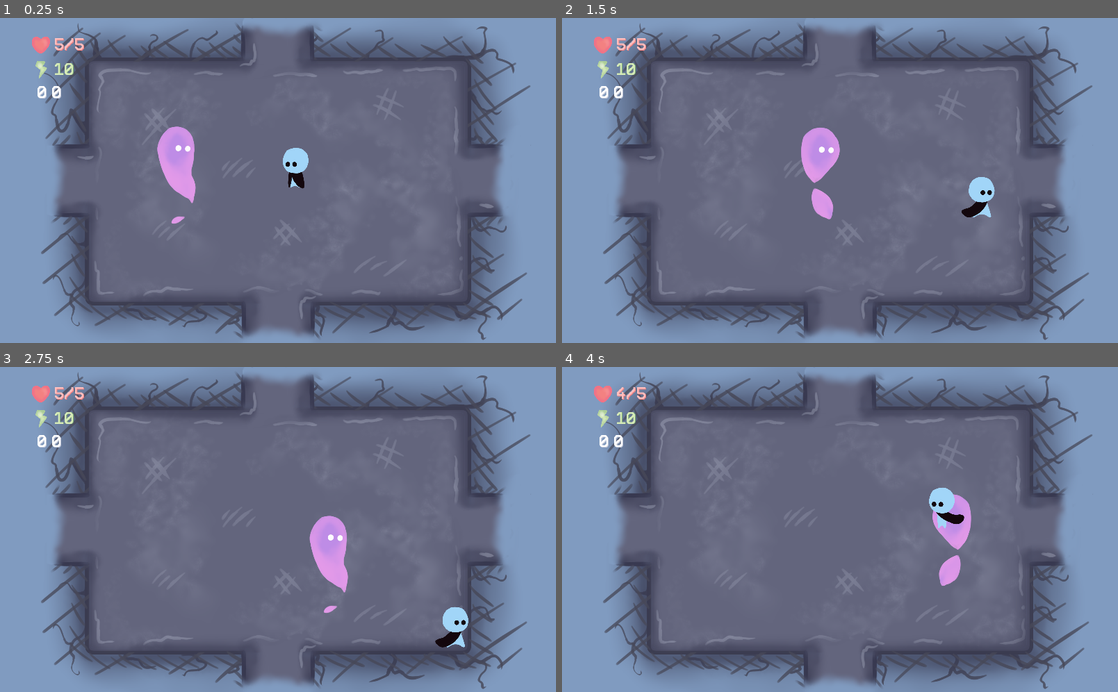
Above: before the commit, frames 1-4 (two rows, left to right).
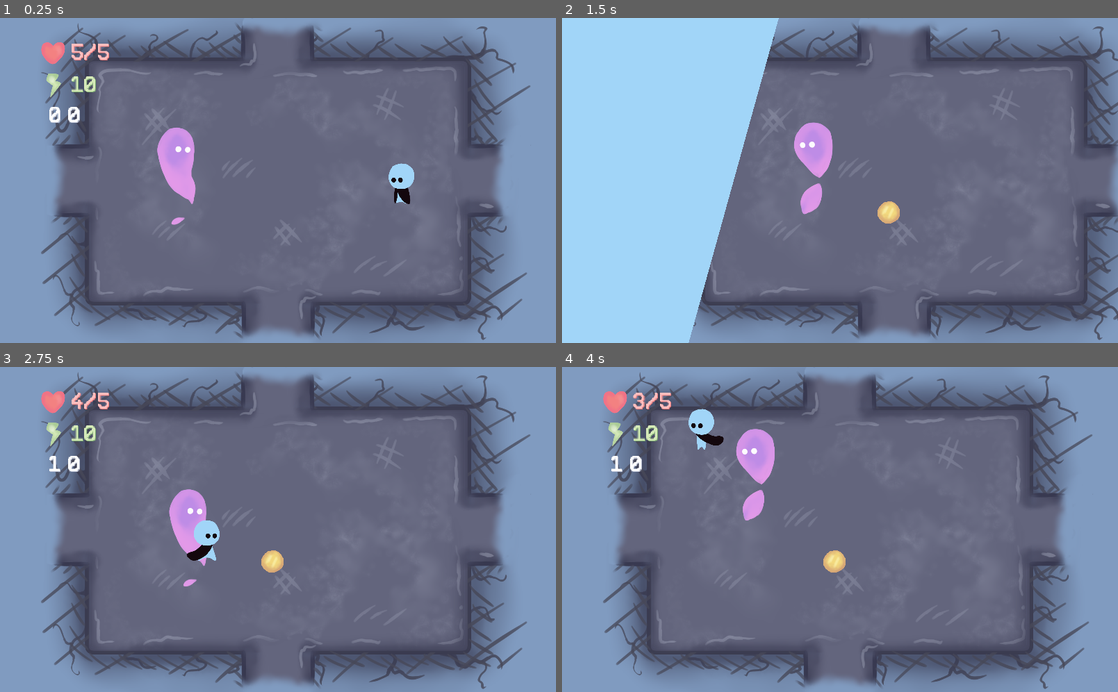
Above: after the commit, the same moments.

Repository: bucketfish/box-arena
Game: Godot game, scene res://base.tscn
Two runs of this game, one before a commit and one after it. Both use one fixed random seed, a clock stepped at 60 frames per second and the inputs below.
Inputs:
- Up to frame 1 (0.25 s): no input
- Up to frame 2 (1.5 s): hold Right (right) 0.53-1.28 s; tap X (attack) at 0.6 s; tap Z (pickup) at 0.8, 1.35 s; hold Down (down) from 1.28 s (still down)
- Up to frame 3 (2.75 s): tap X (attack) at 1.55, 2.1 s; release Down (down) at 2.03 s; hold Right (right) from 2.03 s (still down); tap Z (pickup) at 2.3 s
- Up to frame 4 (4 s): release Right (right) at 2.78 s; hold Up (ui_up) 2.78-3.53 s; tap Z (pickup) at 2.85, 3.8 s; tap X (attack) at 3.05, 3.6 s; hold Left (left) from 3.53 s (still down)

The runs differ from the first frame. In frame 1, 2.1% of the frame differs, in the area x 5-75%, y 5-64%; in frame 2, 48%, in the area x 0-100%, y 0-100%; in frame 3, 4.4%; in frame 4, 4.2%.

Commit message:
can't attack when no energy

Diff:
--- a/base.gd
+++ b/base.gd
@@ -8,7 +8,7 @@
 onready var player = $player
 onready var anim = $anim
 
-onready var coordslabel = $gui/coords
+onready var coordslabel = $gui/bars/coords
 onready var inventory = $gui/inventory
 onready var shade = $gui/shade
 const room = preload("res://room/middle_room.tscn")
--- a/base.tscn
+++ b/base.tscn
@@ -29,6 +29,98 @@
 size = 28
 font_data = ExtResource( 10 )
 
+[sub_resource type="Animation" id=13]
+length = 0.001
+tracks/0/type = "value"
+tracks/0/path = NodePath("sprite:scale")
+tracks/0/interp = 1
+tracks/0/loop_wrap = true
+tracks/0/imported = false
+tracks/0/enabled = true
+tracks/0/keys = {
+"times": PoolRealArray( 0 ),
+"transitions": PoolRealArray( 1 ),
+"update": 0,
+"values": [ Vector2( 0.16, 0.16 ) ]
+}
+tracks/1/type = "value"
+tracks/1/path = NodePath("sprite:position")
+tracks/1/interp = 1
+tracks/1/loop_wrap = true
+tracks/1/imported = false
+tracks/1/enabled = true
+tracks/1/keys = {
+"times": PoolRealArray( 0 ),
+"transitions": PoolRealArray( 1 ),
+"update": 0,
+"values": [ Vector2( -13, 25 ) ]
+}
+tracks/2/type = "value"
+tracks/2/path = NodePath("sprite:rotation_degrees")
+tracks/2/interp = 1
+tracks/2/loop_wrap = true
+tracks/2/imported = false
+tracks/2/enabled = true
+tracks/2/keys = {
+"times": PoolRealArray( 0 ),
+"transitions": PoolRealArray( 1 ),
+"update": 0,
+"values": [ 0.0 ]
+}
+tracks/3/type = "value"
+tracks/3/path = NodePath(".:modulate")
+tracks/3/interp = 1
+tracks/3/loop_wrap = true
+tracks/3/imported = false
+tracks/3/enabled = true
+tracks/3/keys = {
+"times": PoolRealArray( 0 ),
+"transitions": PoolRealArray( 1 ),
+"update": 0,
+"values": [ Color( 1, 1, 1, 1 ) ]
+}
+
+[sub_resource type="Animation" id=14]
+resource_name = "no_energy"
+length = 0.4
+step = 0.05
+tracks/0/type = "value"
+tracks/0/path = NodePath("sprite:scale")
+tracks/0/interp = 1
+tracks/0/loop_wrap = true
+tracks/0/imported = false
+tracks/0/enabled = true
+tracks/0/keys = {
+"times": PoolRealArray( 0, 0.1, 0.25, 0.4 ),
+"transitions": PoolRealArray( 1, 1, 1, 1 ),
+"update": 0,
+"values": [ Vector2( 0.16, 0.16 ), Vector2( 0.2, 0.2 ), Vector2( 0.2, 0.2 ), Vector2( 0.16, 0.16 ) ]
+}
+tracks/1/type = "value"
+tracks/1/path = NodePath("sprite:rotation_degrees")
+tracks/1/interp = 1
+tracks/1/loop_wrap = true
+tracks/1/imported = false
+tracks/1/enabled = true
+tracks/1/keys = {
+"times": PoolRealArray( 0, 0.05, 0.1, 0.15, 0.2, 0.25, 0.3, 0.35, 0.4 ),
+"transitions": PoolRealArray( 1, 1, 1, 1, 1, 1, 1, 1, 1 ),
+"update": 0,
+"values": [ 0.0, -30.0, 30.0, -30.0, 30.0, -30.0, 30.0, -30.0, 0.0 ]
+}
+tracks/2/type = "value"
+tracks/2/path = NodePath(".:modulate")
+tracks/2/interp = 1
+tracks/2/loop_wrap = true
+tracks/2/imported = false
+tracks/2/enabled = true
+tracks/2/keys = {
+"times": PoolRealArray( 0, 0.15, 0.25, 0.4 ),
+"transitions": PoolRealArray( 1, 1, 1, 1 ),
+"update": 0,
+"values": [ Color( 1, 1, 1, 1 ), Color( 1, 0, 0, 1 ), Color( 1, 0, 0, 1 ), Color( 1, 1, 1, 1 ) ]
+}
+
 [sub_resource type="DynamicFont" id=8]
 size = 26
 font_data = ExtResource( 10 )
@@ -152,7 +244,7 @@
 script = ExtResource( 3 )
 
 [node name="player" parent="." instance=ExtResource( 2 )]
-position = Vector2( 546, 273 )
+position = Vector2( 741, 302 )
 
 [node name="room" parent="." instance=ExtResource( 1 )]
 
@@ -186,23 +278,24 @@
 
 [node name="gui" type="CanvasLayer" parent="."]
 
-[node name="coords" type="Label" parent="gui"]
+[node name="bars" type="Control" parent="gui"]
+anchor_right = 1.0
+margin_bottom = 143.0
+rect_scale = Vector2( 1.3, 1.3 )
+script = ExtResource( 16 )
+__meta__ = {
+"_edit_use_anchors_": false
+}
+
+[node name="coords" type="Label" parent="gui/bars"]
 margin_left = 67.0
 margin_top = 117.0
-margin_right = 107.0
-margin_bottom = 150.0
+margin_right = 114.0
+margin_bottom = 156.0
 custom_colors/font_color = Color( 1, 1, 1, 1 )
 custom_colors/font_color_shadow = Color( 0.752941, 0.776471, 0.847059, 1 )
 custom_fonts/font = SubResource( 12 )
 text = "0 0"
-__meta__ = {
-"_edit_use_anchors_": false
-}
-
-[node name="bars" type="Control" parent="gui"]
-anchor_right = 1.0
-margin_bottom = 143.0
-script = ExtResource( 16 )
 __meta__ = {
 "_edit_use_anchors_": false
 }
@@ -230,6 +323,9 @@
 custom_colors/font_color_shadow = Color( 0.956863, 0.509804, 0.509804, 1 )
 custom_fonts/font = SubResource( 11 )
 text = "5"
+__meta__ = {
+"_edit_use_anchors_": false
+}
 
 [node name="energy" type="Control" parent="gui/bars"]
 margin_left = 88.0
@@ -254,6 +350,13 @@
 custom_colors/font_color_shadow = Color( 0.494118, 0.678431, 0.45098, 1 )
 custom_fonts/font = SubResource( 11 )
 text = "5"
+__meta__ = {
+"_edit_use_anchors_": false
+}
+
+[node name="anim" type="AnimationPlayer" parent="gui/bars/energy"]
+anims/RESET = SubResource( 13 )
+anims/no_energy = SubResource( 14 )
 
 [node name="shade" type="Control" parent="gui"]
 visible = false
--- a/gui/bars.gd
+++ b/gui/bars.gd
@@ -3,6 +3,10 @@
 
 onready var health = $health/value
 onready var energy = $energy/value
+onready var anim = $energy/anim
+
+var col_pos_top = "#d7ebba"
+var col_pos_back = "#7ead73"
 
 func _ready():
 	update_bars()
@@ -11,3 +15,8 @@
 func update_bars():
 	health.text = str(Persistent.health) + '/' + str(Persistent.max_health)
 	energy.text = str(Persistent.energy)
+
+
+
+func no_energy():
+	anim.play("no_energy")
--- a/gui/inventory.gd
+++ b/gui/inventory.gd
@@ -191,6 +191,8 @@
 	if use:
 		bars.update_bars()
 		Persistent.carrying.erase(item)
+		Persistent.sort_inv(Persistent.carrying)
+
 		display()
 
 
@@ -205,4 +207,6 @@
 		Persistent.carrying.erase(item)
 		Persistent.carrying.erase(item)
 
+		Persistent.sort_inv(Persistent.carrying)
+
 		display()
--- a/monsters/monster.gd
+++ b/monsters/monster.gd
@@ -3,7 +3,6 @@
 
 var health
 var damage
-var invincible = false
 export var type = "nyam"
 const item = preload("res://items/item.tscn")
 onready var base = get_node("/root/base")
@@ -39,7 +38,7 @@
 func hurt(damageval):
 	knockback = player.knockback_vector * knockback_val
 	hurtanim.play("hurt")
-	hurtbox.start_invincibility(0.8)
+	hurtbox.start_invincibility(0.6)
 
 	health -= damageval
 	if health <= 0:
--- a/persistent.gd
+++ b/persistent.gd
@@ -46,6 +46,9 @@
 	return Data.itemsorder.find( a ) < Data.itemsorder.find( b )
 
 func sort_inv(newval):
+	if !(weapon in newval) && weapon != "":
+		set_weapon("")
+
 	newval.sort_custom(self, "items_custcomp")
 	carrying = newval
 
--- a/player/player.gd
+++ b/player/player.gd
@@ -68,8 +68,11 @@
 		state = "idle"
 
 	# attack animation
-	if Input.is_action_just_pressed('attack') && canmove && Persistent.weapon:
+	if Input.is_action_just_pressed('attack') && canmove && Persistent.weapon && Persistent.energy >= abs(Data.items[Persistent.weapon]["energy"]):
 		state = "attack"
+
+	elif Input.is_action_just_pressed('attack') && canmove && Persistent.weapon && Persistent.energy < abs(Data.items[Persistent.weapon]["energy"]):
+		bars.no_energy()
 
 
 	anim.travel(state)
@@ -130,6 +133,9 @@
 		Persistent.energy += Data.items[Persistent.weapon]["energy"]
 		bars.update_bars()
 
+	else:
+		bars.no_energy()
+
 
 func update_weapon():
 	if Persistent.weapon != "":
--- a/player/player.tscn
+++ b/player/player.tscn
@@ -105,7 +105,7 @@
 
 [sub_resource type="Animation" id=5]
 resource_name = "attack"
-length = 0.8
+length = 0.6
 tracks/0/type = "value"
 tracks/0/path = NodePath("Sprite:frame")
 tracks/0/interp = 1
@@ -163,7 +163,7 @@
 tracks/4/imported = false
 tracks/4/enabled = true
 tracks/4/keys = {
-"times": PoolRealArray( 0.8 ),
+"times": PoolRealArray( 0.6 ),
 "transitions": PoolRealArray( 1 ),
 "update": 1,
 "values": [ false ]
Not shown: 1 places in base.tscn that only renumber resources
